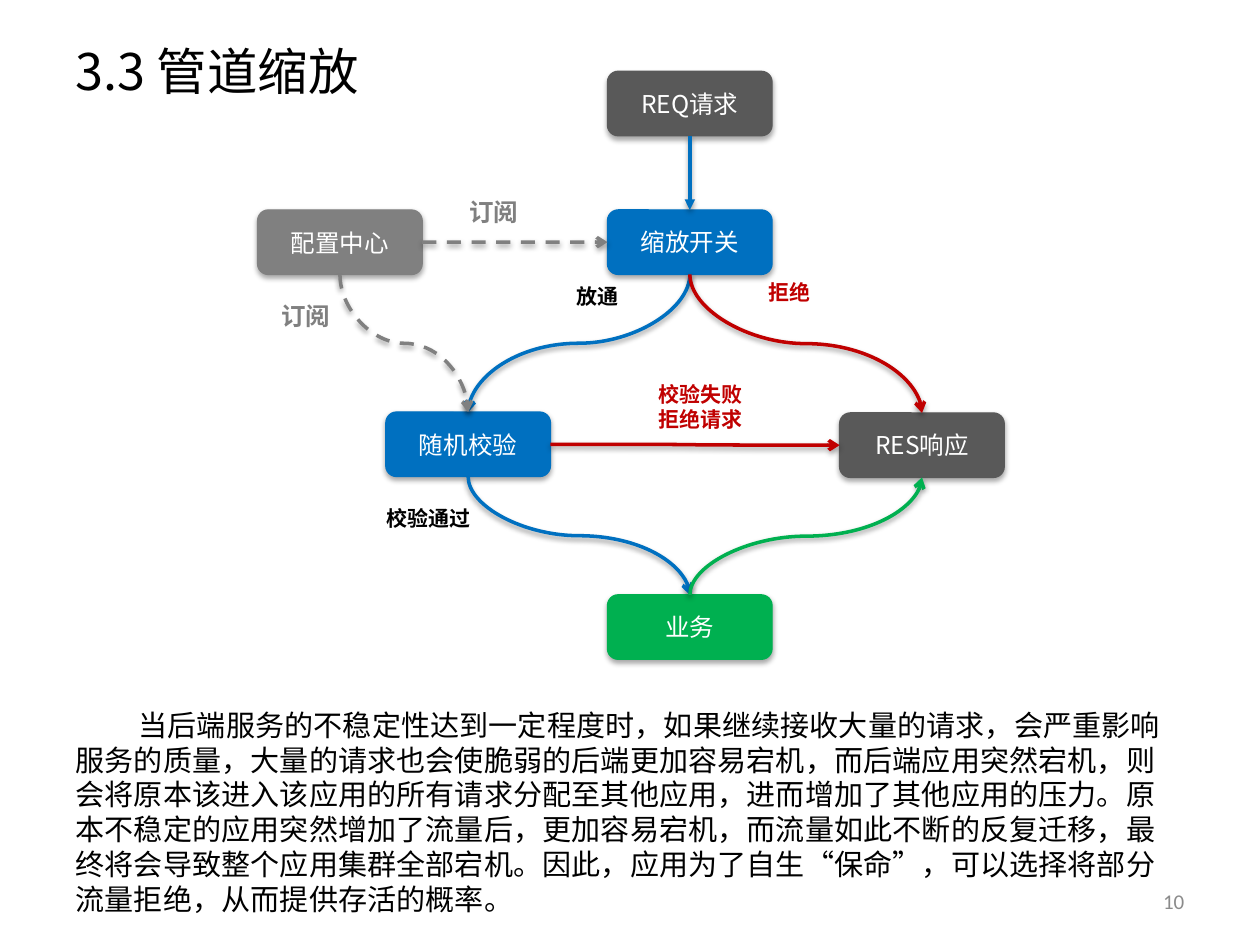
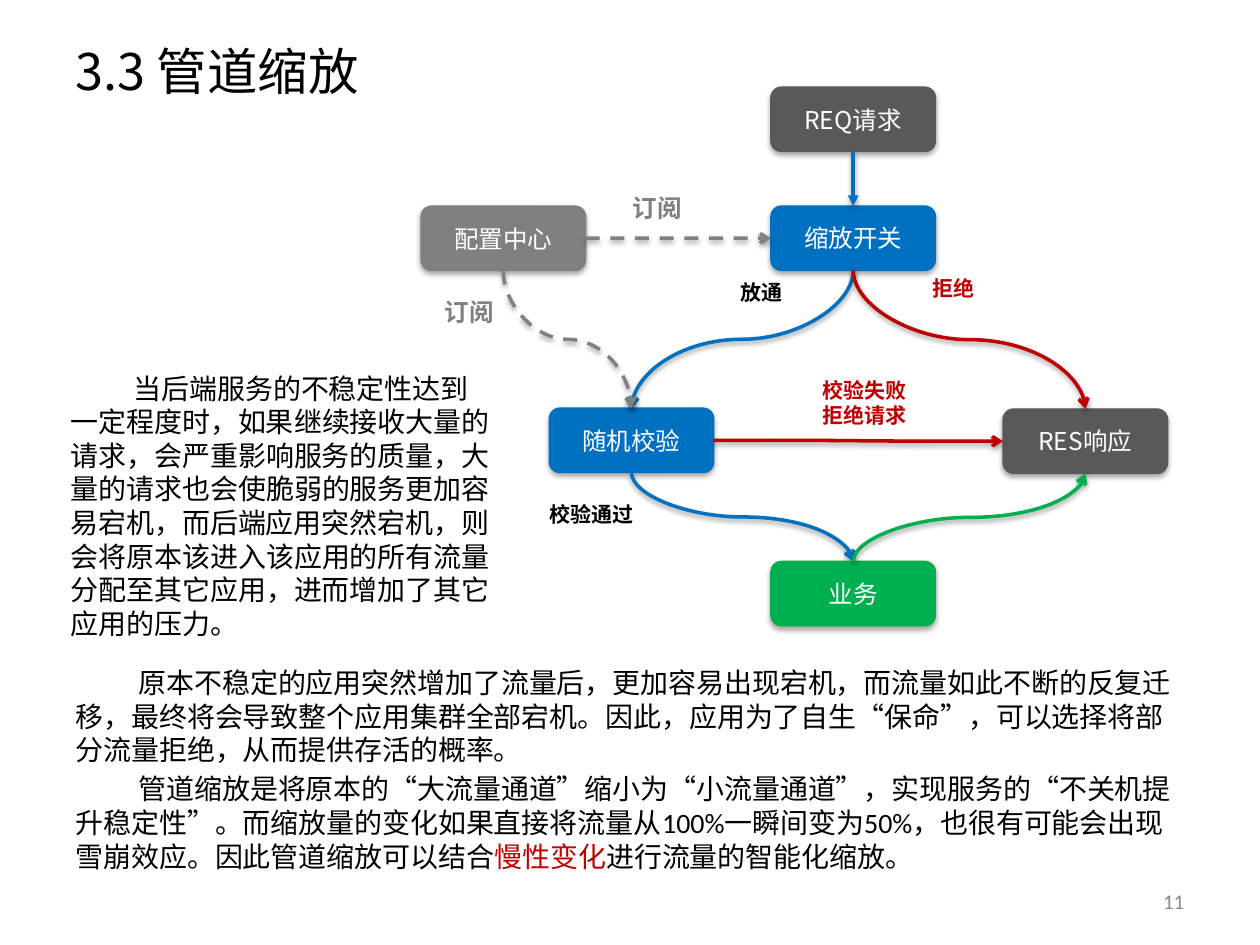
Before and after one commit to yessur3808/neural, a slide deck: slide 11 of docs/Neural_设计方案_V1.3.pptx (slide 10 before the commit). Drawn at 1260x945 pixels with LibreOffice and Linux fonts; fonts in the diff are those of the drawing. Boxes give left, top, right and bottom in pixels: in the first picture for what was removed or moved away, otherwise in the second. Text is boxed around its words. In the diff, an @@ line names an element or a change of style, - is before the commit and + after.

```diff
--- a/docs/Neural_设计方案_V1.3.pptx
+++ b/docs/Neural_设计方案_V1.3.pptx
@@ rounded rectangle "REQ请求": place and size @@
-rounded rectangle "REQ请求" at <box>607,72,772,136</box>
+rounded rectangle "REQ请求" at <box>771,87,936,151</box>
@@ arrow moved from (689, 136) - (689, 210) to (853, 151) - (853, 207) @@
@@ text "订阅": place and size @@
-text "订阅" at <box>281,304,330,327</box>
+text "订阅" at <box>445,300,494,323</box>
@@ curved arrow moved from (689, 275) - (469, 412) to (853, 271) - (631, 408) @@
@@ 5 texts, 4 rounded rectangles, 4 curved arrows: place and size @@
-5 texts, 4 rounded rectangles, 4 curved arrows at <box>258,200,1004,528</box>
+5 texts, 4 rounded rectangles, 4 curved arrows at <box>421,196,1168,524</box>
@@ text added at <box>71,375,490,637</box>, 16 pt, text #000000 @@
+当后端服务的不稳定性达到一定程度时，如果继续接收大量的请求，会严重影响服务的质量，大量的请求也会使脆弱的服务更加容易宕机，而后端应用突然宕机，则会将原本该进入该应用的所有流量分配至其它应用，进而增加了其它应用的压力。
@@ curved arrow moved from (469, 476) - (689, 595) to (631, 472) - (853, 562) @@
@@ curved arrow moved from (689, 595) - (922, 478) to (853, 562) - (1085, 474) @@
@@ rounded rectangle "业务": place and size @@
-rounded rectangle "业务" at <box>607,595,772,659</box>
+rounded rectangle "业务" at <box>771,562,936,626</box>
@@ text at <box>76,669,1171,870</box>: text changed; size 16.6 to 16 pt @@
-当后端服务的不稳定性达到一定程度时，如果继续接收大量的请求，会严重影响服务的质量，大量的请求也会使脆弱的后端更加容易宕机，而后端应用突然宕机，则会将原本该进入该应用的所有请求分配至其他应用，进而增加了其他应用的压力。原本不稳定的应用突然增加了流量后，更加容易宕机，而流量如此不断的反复迁移，最终将会导致整个应用集群全部宕机。因此，应用为了自生“保命”，可以选择将部分流量拒绝，从而提供存活的概率。
+原本不稳定的应用突然增加了流量后，更加容易出现宕机，而流量如此不断的反复迁移，最终将会导致整个应用集群全部宕机。因此，应用为了自生“保命”，可以选择将部分流量拒绝，从而提供存活的概率。
+管道缩放是将原本的“大流量通道”缩小为“小流量通道”，实现服务的“不关机提升稳定性”。而缩放量的变化如果直接将流量从100%一瞬间变为50%，也很有可能会出现雪崩效应。因此管道缩放可以结合慢性变化进行流量的智能化缩放。
@@ page number at <box>1163,895,1184,909</box>: text changed @@
-10
+11
```
Also in this commit, not shown: 16 other slides changed, 9 slides added, 1 slide removed.
